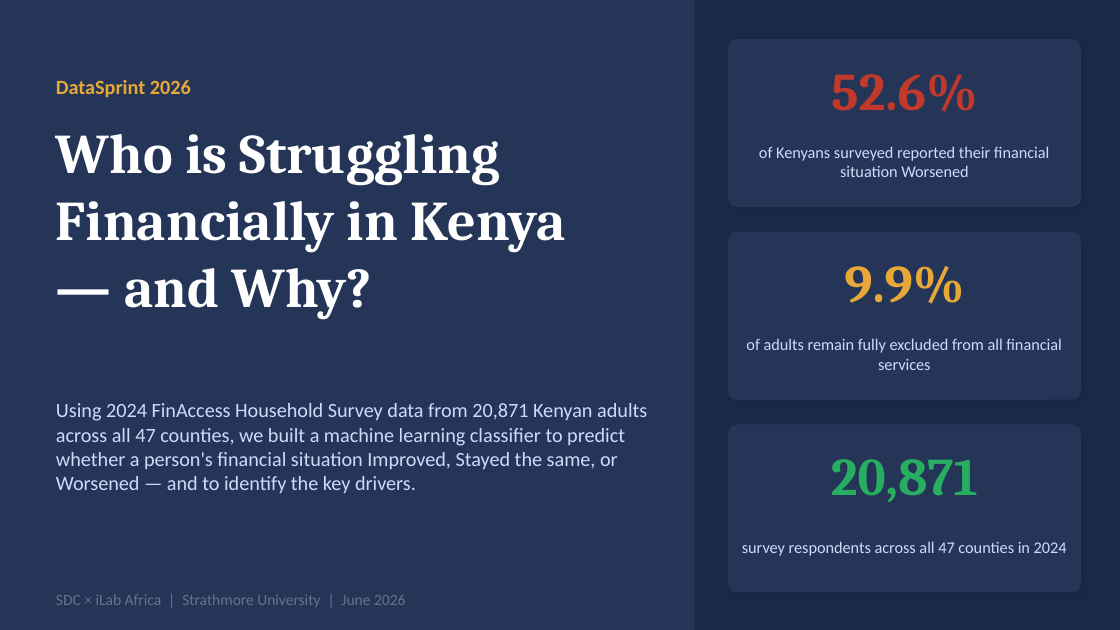
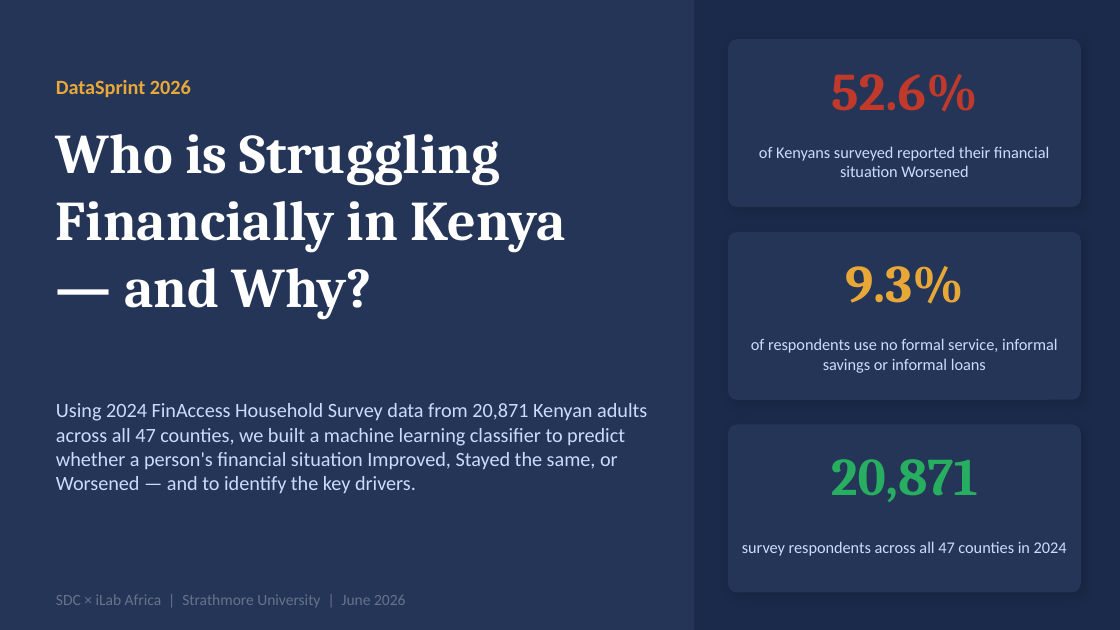
Before and after one commit to Fadhili-22/iLab-Datasprint-Hackathon, a slide deck: slide 1 of DataSprint2026_Presentation.pptx. Drawn at 1120x630 pixels with LibreOffice and Linux fonts; fonts in the diff are those of the drawing. Boxes give left, top, right and bottom in pixels: in the first picture for what was removed or moved away, otherwise in the second. Text is boxed around its words. In the diff, an @@ line names an element or a change of style, - is before the commit and + after.

```diff
--- a/DataSprint2026_Presentation.pptx
+++ b/DataSprint2026_Presentation.pptx
@@ text at (x1=845, y1=266, x2=964, y2=304): text changed @@
-9.9%
+9.3%
@@ text at (x1=751, y1=338, x2=1057, y2=373): text changed @@
-of adults remain fully excluded from all financial services
+of respondents use no formal service, informal savings or informal loans
```
Also in this commit, not shown: 5 other slides changed, 1 slide added, 5 other files.
